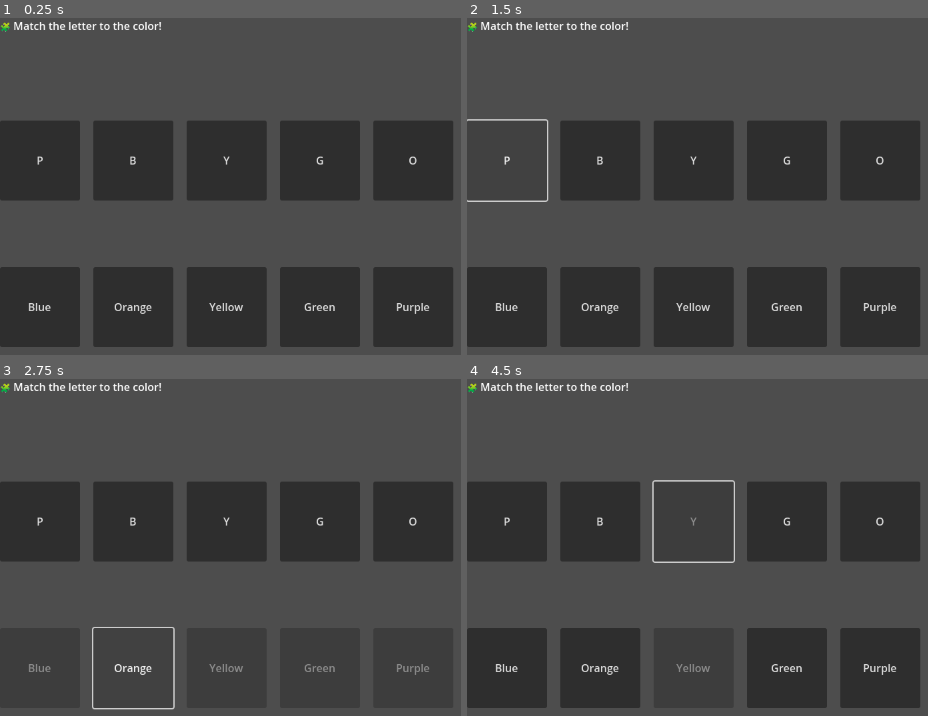
Above: before the commit, frames 1-4 (two rows, left to right).
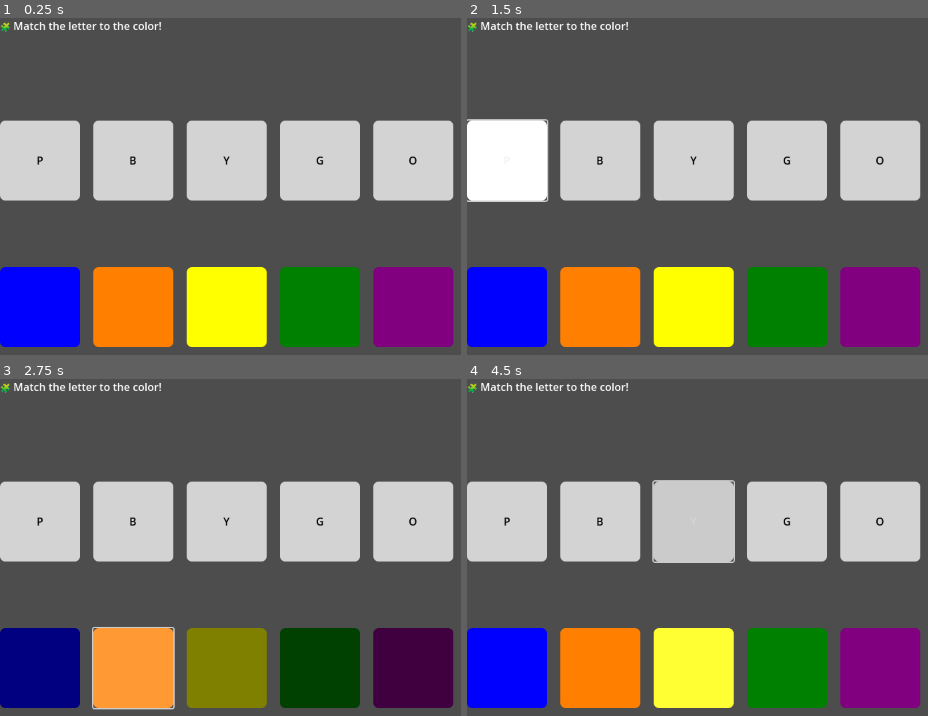
Above: after the commit, the same moments.

Repository: lastiroko/Safari-Paths
Game: Godot game, scene res://scenes/tasks/MatchLettersTask.tscn
The game is run twice, just before and just after one commit, with the same random seed, the same clock (stepped at 60 frames per second) and the same inputs. This scene is started directly instead of the project's main scene.
Inputs (mouse positions are in pixels of both pictures, inside the frame that each line leads up to):
- Up to frame 1 (0.25 s): no input
- Up to frame 2 (1.5 s): click (508, 307) at 0.5 s; click "P" at 1.25 s
- Up to frame 3 (2.75 s): click (133, 668) at 2 s
- Up to frame 4 (4.5 s): click "B" at 2.75 s; click (692, 668) at 3.5 s; click "Y" at 4.25 s

The runs differ from the first frame. In frame 1, 42% of the frame differs, in the area x 0-99%, y 30-98%; in frame 2, 42%; in frame 3, 42%; in frame 4, 42%.

Commit message:
added color to matchletters task

Diff:
--- a/scripts/tasks/MatchLettersTask.gd
+++ b/scripts/tasks/MatchLettersTask.gd
@@ -1,12 +1,21 @@
 extends Control
 signal task_completed(points_awarded: int, was_correct: bool)
 
-# Corrected paths assuming InstructionLabel, GridLetters, and GridPictures
-# are all children of a VBoxContainer, which is a child of the root MatchLetters node.
+# Corrected paths assuming InstructionLabel is a direct child,
+# and GridLetters/GridPictures are children of a VBoxContainer.
 @onready var instruction_label = $InstructionLabel
 @onready var letters_grid = $VBoxContainer/GridLetters
 @onready var pictures_grid = $VBoxContainer/GridPictures
- # Add an AudioStreamPlayer node named 'AudioIncorrectMatch' in your scene
+# Removed @onready var for AudioIncorrectMatch as user removed sound references
+
+# Define a dictionary to map color names to Godot Color objects
+const COLORS_MAP = {
+	"Blue": Color("0000ff"),    # Pure Blue
+	"Orange": Color("ff7f00"),  # Orange
+	"Purple": Color("800080"),  # Purple
+	"Yellow": Color("ffff00"),  # Pure Yellow
+	"Green": Color("008000")    # Green (darker for contrast with letters)
+}
 
 var pairs = [
 	{ "letter": "B", "color": "Blue" },
@@ -26,86 +35,135 @@
 	instruction_label.text = "🧩 Match the letter to the color!"
 	generate_ui()
 
+# Helper function to create a StyleBoxFlat for a given color
+func _create_color_stylebox(color: Color, border_width: int = 2, border_color: Color = Color.BLACK) -> StyleBoxFlat:
+	var stylebox = StyleBoxFlat.new()
+	stylebox.set_bg_color(color)
+	stylebox.set_border_width_all(0)
+	stylebox.set_border_color(border_color)
+	stylebox.set_corner_radius_all(8) # Add rounded corners
+	return stylebox
+
+# Helper function to apply a style to a button's normal state
+func _apply_normal_style(button: Button, color_name: String):
+	if COLORS_MAP.has(color_name):
+		var normal_color = COLORS_MAP[color_name]
+		button.add_theme_stylebox_override("normal", _create_color_stylebox(normal_color))
+		# For pressed/hover/disabled states, you might want to define separate styles
+		# or derive them from the normal style. For now, Godot's default darkens/lightens.
+		button.add_theme_stylebox_override("pressed", _create_color_stylebox(normal_color.darkened(0.2)))
+		button.add_theme_stylebox_override("hover", _create_color_stylebox(normal_color.lightened(0.2)))
+		# Disabled buttons will just use their default disabled look, which usually desaturates.
+		# If you want a specific disabled color:
+		button.add_theme_stylebox_override("disabled", _create_color_stylebox(normal_color.darkened(0.5)))
+	else:
+		# Fallback for unknown colors
+		button.add_theme_stylebox_override("normal", _create_color_stylebox(Color.GRAY))
+
+
 func generate_ui():
-	# Setup Pictures Grid
+	# Setup Pictures Grid (Color Buttons)
 	var shuffled_pictures = pairs.duplicate()
 	shuffled_pictures.shuffle()
 
 	for i in range(5):
 		var btn = pictures_grid.get_child(i) as Button
-		btn.text = shuffled_pictures[i]["color"]
-		btn.disabled = false # Initially enabled
-		btn.modulate = Color(1, 1, 1) # Reset color
-		btn.set_meta("letter", shuffled_pictures[i]["letter"]) # Store the associated letter
-		btn.set_meta("matched", false) # Track if this button has been part of a correct match
+		btn.text = "" # No text, button will show color
+		btn.disabled = false
+		btn.set_meta("letter", shuffled_pictures[i]["letter"]) # Still store associated letter
+		btn.set_meta("matched", false)
+		btn.set_meta("color_name", shuffled_pictures[i]["color"]) # Store color name for easier lookup
+
+		_apply_normal_style(btn, shuffled_pictures[i]["color"]) # Apply initial color style
 
 		# Disconnect any old signals to prevent multiple connections
 		for c in btn.get_signal_connection_list("pressed"):
 			btn.disconnect("pressed", c.callable)
 		btn.pressed.connect(func():
+			# GameManager.play_button_click_sound() # User removed sound, keep it commented out.
 			handle_picture_selected(btn)
 		)
 
-	# Setup Letters Grid
-	var shuffled_letters = pairs.duplicate() # Shuffle letters too for initial random order
+	# Setup Letters Grid (Letter Buttons)
+	var shuffled_letters = pairs.duplicate()
 	shuffled_letters.shuffle()
 
 	for i in range(5):
 		var btn = letters_grid.get_child(i) as Button
-		btn.text = shuffled_letters[i]["letter"] # Use shuffled letters for display
-		btn.disabled = false # Initially enabled
-		btn.set_meta("letter", shuffled_letters[i]["letter"]) # Store the letter itself
-		btn.set_meta("matched", false) # Track if this button has been part of a correct match
+		btn.text = shuffled_letters[i]["letter"] # Display letter
+		btn.disabled = false
+		btn.set_meta("letter", shuffled_letters[i]["letter"])
+		btn.set_meta("matched", false)
+
+		# Set font color to black for better contrast if background is light
+		btn.add_theme_color_override("font_color", Color.BLACK)
+		# You might also want a default StyleBoxFlat for letter buttons
+		btn.add_theme_stylebox_override("normal", _create_color_stylebox(Color.LIGHT_GRAY, 2, Color.DARK_GRAY))
+		btn.add_theme_stylebox_override("pressed", _create_color_stylebox(Color.GRAY, 2, Color.DARK_GRAY))
+		btn.add_theme_stylebox_override("hover", _create_color_stylebox(Color.WHITE, 2, Color.DARK_GRAY))
+
 
 		# Disconnect any old signals to prevent multiple connections
 		for c in btn.get_signal_connection_list("pressed"):
 			btn.disconnect("pressed", c.callable)
 		btn.pressed.connect(func():
+			# GameManager.play_button_click_sound() # User removed sound, keep it commented out.
 			handle_letter_selected(btn)
 		)
 
 func handle_picture_selected(btn: Button):
 	if btn.get_meta("matched") or task_finished:
-		return # Ignore if already matched or task is finished
+		return
+
+	# Reset previous selection highlight if any
+	if selected_picture_button != null:
+		_apply_normal_style(selected_picture_button, selected_picture_button.get_meta("color_name"))
 
 	selected_picture_button = btn
+	# Apply selected style
+	selected_picture_button.add_theme_stylebox_override("normal", _create_color_stylebox(selected_picture_button.get_meta("color_name"), 4, Color.GREEN)) # Green border for selected
 
 	# Disable all other picture buttons to enforce single selection
 	for b in pictures_grid.get_children():
 		if b != selected_picture_button and not b.get_meta("matched"):
 			b.disabled = true
 
-	# Enable all unmatched letter buttons so the user can pick a letter
+	# Enable all unmatched letter buttons
 	for b in letters_grid.get_children():
 		if not b.get_meta("matched"):
 			b.disabled = false
 
-	# If a letter was already selected, check for a match immediately
 	if selected_letter_button != null:
 		check_match()
 
 func handle_letter_selected(btn: Button):
 	if btn.get_meta("matched") or task_finished:
-		return # Ignore if already matched or task is finished
+		return
+
+	# Reset previous selection highlight if any
+	if selected_letter_button != null:
+		# Re-apply its normal style, assuming letters have a consistent base style
+		selected_letter_button.add_theme_stylebox_override("normal", _create_color_stylebox(Color.LIGHT_GRAY, 2, Color.DARK_GRAY))
 
 	selected_letter_button = btn
-
-	# Disable all other letter buttons to enforce single selection
+	# Apply selected style (e.g., thicker green border for selected letter)
+	selected_letter_button.add_theme_stylebox_override("normal", _create_color_stylebox(Color.LIGHT_GRAY, 4, Color.GREEN))
+
+
+	# Disable all other letter buttons
 	for b in letters_grid.get_children():
 		if b != selected_letter_button and not b.get_meta("matched"):
 			b.disabled = true
 
-	# Enable all unmatched picture buttons so the user can pick a picture
+	# Enable all unmatched picture buttons
 	for b in pictures_grid.get_children():
 		if not b.get_meta("matched"):
 			b.disabled = false
 
-	# If a picture was already selected, check for a match immediately
 	if selected_picture_button != null:
 		check_match()
 
 func check_match():
-	# Only proceed if both a letter and a picture are selected
 	if selected_letter_button == null or selected_picture_button == null:
 		return
 
@@ -113,8 +171,8 @@
 	var picture_meta_letter = selected_picture_button.get_meta("letter")
 
 	if letter_meta == picture_meta_letter:
-		# Correct match
-		print("✅ Correct Match: %s (Letter) -> %s (Color)" % [selected_letter_button.text, selected_picture_button.text])
+		print("✅ Correct Match: %s (Letter) -> %s (Color)" % [selected_letter_button.text, selected_picture_button.get_meta("color_name")])
+		# GameManager.play_correct_sound() # User removed sound, keep it commented out.
 
 		# Permanently disable and mark as matched
 		selected_letter_button.disabled = true
@@ -122,24 +180,30 @@
 		selected_picture_button.disabled = true
 		selected_picture_button.set_meta("matched", true)
 
+		# Apply a "matched" visual style (e.g., a checkmark, or different background color, or just disabled)
+		# For example, to make matched buttons look slightly different but disabled:
+		selected_letter_button.add_theme_stylebox_override("disabled", _create_color_stylebox(Color.GRAY.lightened(0.2), 2, Color.BLUE))
+		selected_picture_button.add_theme_stylebox_override("disabled", _create_color_stylebox(COLORS_MAP[selected_picture_button.get_meta("color_name")].lightened(0.2), 2, Color.BLUE))
+
+
 		matches_made += 1
-		emit_signal("task_completed", 100, true) # Award points for correct match
-
-		# Reset selection for the next match
+		emit_signal("task_completed", 100, true)
+
 		reset_selection()
 
-		if matches_made >= 5: # Assuming 5 matches complete the task
+		if matches_made >= 5:
 			task_finished = true
 			instruction_label.text = "🎉 Great job! You matched all!"
-			# Emit 0 points as the task is fully completed and no more points are to be awarded for this task.
 			emit_signal("task_completed", 0, true)
 	else:
-		# Incorrect match
-		print("❌ Incorrect Match: %s (Letter) vs %s (Color)" % [selected_letter_button.text, selected_picture_button.text])
-		#_on_incorrect_match_sound() # Play incorrect sound
-		emit_signal("task_completed", 0, false) # Emit 0 points for incorrect match
-
-		# Reset selection for the next attempt, re-enabling unmatched buttons
+		print("❌ Incorrect Match: %s (Letter) vs %s (Color)" % [selected_letter_button.text, selected_picture_button.get_meta("color_name")])
+		# GameManager.play_incorrect_sound() # User removed sound, keep it commented out.
+		emit_signal("task_completed", 0, false)
+
+		# Reset styles of the two selected buttons to their normal (unselected) appearance before re-enabling
+		_apply_normal_style(selected_picture_button, selected_picture_button.get_meta("color_name"))
+		selected_letter_button.add_theme_stylebox_override("normal", _create_color_stylebox(Color.LIGHT_GRAY, 2, Color.DARK_GRAY))
+
 		reset_selection()
 
 func reset_selection():
@@ -155,7 +219,3 @@
 	for b in pictures_grid.get_children():
 		if not b.get_meta("matched"):
 			b.disabled = false
-
-#func _on_incorrect_match_sound():
-	#if audio_incorrect_match:
-		#audio_incorrect_match.play()
